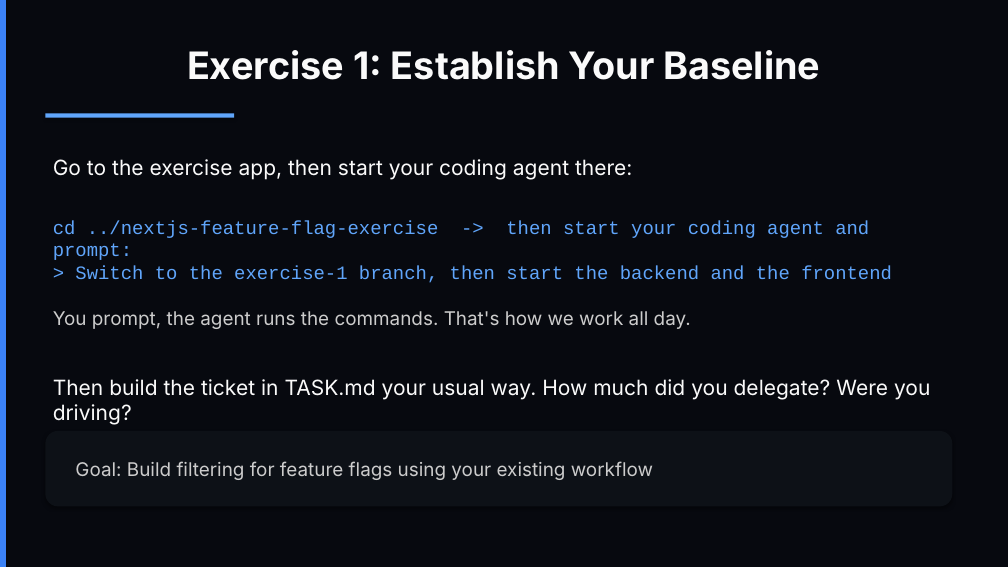
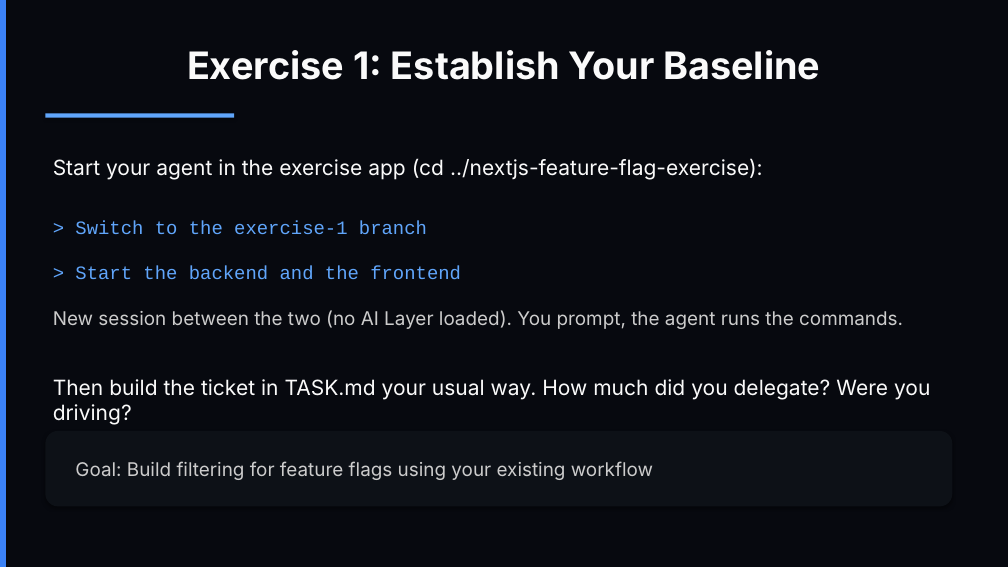
Before and after one commit to dynamous-business/goto-copenhagen-masterclass-resources, a slide deck: slide 15 of slides/agentic-engineering-masterclass-goto-copenhagen-2026.pptx. Drawn at 1008x567 pixels with LibreOffice and Linux fonts; fonts in the diff are those of the drawing. Boxes give left, top, right and bottom in pixels: in the first picture for what was removed or moved away, otherwise in the second. Text is boxed around its words. In the diff, an @@ line names an element or a change of style, - is before the commit and + after.

```diff
--- a/slides/agentic-engineering-masterclass-goto-copenhagen-2026.pptx
+++ b/slides/agentic-engineering-masterclass-goto-copenhagen-2026.pptx
@@ text at (x1=53, y1=158, x2=763, y2=180): text changed @@
-Go to the exercise app, then start your coding agent there:
+Start your agent in the exercise app (cd ../nextjs-feature-flag-exercise):
@@ text at (x1=75, y1=221, x2=427, y2=234): text changed @@
-cd ../nextjs-feature-flag-exercise -> then start your coding agent and prompt:
+> Switch to the exercise-1 branch
@@ text at (x1=75, y1=266, x2=461, y2=280): text changed @@
-> Switch to the exercise-1 branch, then start the backend and the frontend
+> Start the backend and the frontend
@@ text at (x1=53, y1=310, x2=903, y2=329): text changed @@
-You prompt, the agent runs the commands. That's how we work all day.
+New session between the two (no AI Layer loaded). You prompt, the agent runs the commands.
```
Also in this commit, not shown: 1 other file.
